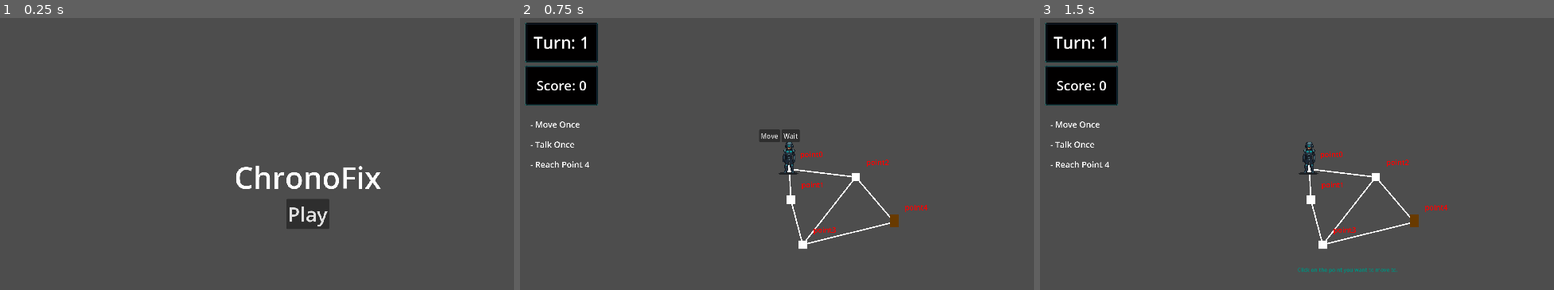
Above: before the commit, frames 1-3 (left to right).
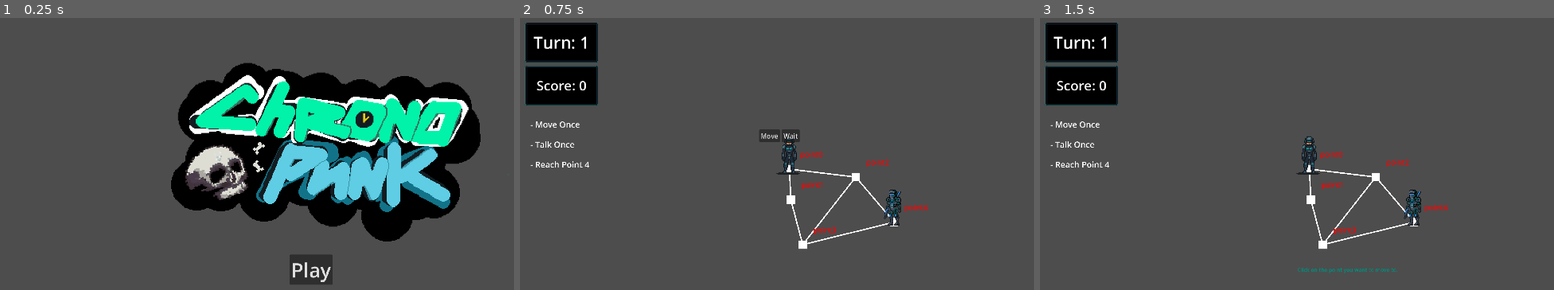
Above: after the commit, the same moments.

Repository: GreyedOutName/ChronoPunk-ForDevConManila
Game: Godot game, scene res://Scenes/main_menu.tscn
Same seed, same stepped clock (60 frames per second), same inputs: the game is played once before the commit and once after it.
Inputs:
- Up to frame 1 (0.25 s): no input
- Up to frame 2 (0.75 s): click "Play" at 0.5 s
- Up to frame 3 (1.5 s): click "Move" at 1.25 s

The runs differ from the first frame. In frame 1, 30% of the frame differs, in the area x 33-94%, y 16-98%; in frame 2, 0.5%; in frame 3, 0.5%.

Commit message:
base enemy class

Diff:
--- a/Scenes/Level1.tscn
+++ b/Scenes/Level1.tscn
@@ -1,10 +1,9 @@
-[gd_scene load_steps=8 format=3 uid="uid://c7p4wvthpujqt"]
+[gd_scene load_steps=7 format=3 uid="uid://c7p4wvthpujqt"]
 
 [ext_resource type="PackedScene" uid="uid://w5fhv5wx7ee8" path="res://objects/camera_container.tscn" id="1_ysn8j"]
 [ext_resource type="Script" uid="uid://csns72yt0bu78" path="res://Scripts/path_controller.gd" id="2_6ll4n"]
 [ext_resource type="PackedScene" uid="uid://cmvmi1eqfgt6a" path="res://objects/player.tscn" id="3_kylad"]
 [ext_resource type="PackedScene" uid="uid://mwss4orfwysh" path="res://objects/enemy.tscn" id="4_bdlbp"]
-[ext_resource type="Resource" uid="uid://b54w0dwjsjvdu" path="res://Resources/level1_enemy.tres" id="5_2h8qs"]
 [ext_resource type="PackedScene" uid="uid://bd5yeg2sylr80" path="res://objects/grid_point.tscn" id="6_rpty4"]
 [ext_resource type="PackedScene" uid="uid://yexucs5j3i0b" path="res://Scenes/GUI.tscn" id="7_6jj8j"]
 
@@ -22,7 +21,6 @@
 [node name="Enemy" parent="." instance=ExtResource("4_bdlbp")]
 position = Vector2(50, 21)
 PathArray = Array[int]([4, 3, 2, 0, 1])
-dialogueResourceRef = ExtResource("5_2h8qs")
 
 [node name="pointArray" type="Node" parent="."]
 
--- a/Scenes/main_menu.tscn
+++ b/Scenes/main_menu.tscn
@@ -1,6 +1,7 @@
-[gd_scene load_steps=2 format=3 uid="uid://lh3lmqk4m3wy"]
+[gd_scene load_steps=3 format=3 uid="uid://lh3lmqk4m3wy"]
 
 [ext_resource type="Script" uid="uid://ckbiaybkeb5d1" path="res://Scripts/main_menu.gd" id="1_28flt"]
+[ext_resource type="Texture2D" uid="uid://5ykq02y86dbx" path="res://Assets/UI_Assets/ChronoPunk_LOGO.png" id="2_48xlc"]
 
 [node name="MainMenu" type="Node2D"]
 script = ExtResource("1_28flt")
@@ -8,37 +9,30 @@
 [node name="Camera2D" type="Camera2D" parent="."]
 
 [node name="CanvasLayer" type="CanvasLayer" parent="."]
+offset = Vector2(9.345, 0)
+transform = Transform2D(1, 0, 0, 1, 9.345, 0)
 
-[node name="MarginContainer" type="MarginContainer" parent="CanvasLayer"]
-anchors_preset = 15
-anchor_right = 1.0
-anchor_bottom = 1.0
+[node name="Sprite2D" type="Sprite2D" parent="CanvasLayer"]
+position = Vector2(537.655, 148)
+scale = Vector2(0.13, 0.13)
+texture = ExtResource("2_48xlc")
+centered = false
+
+[node name="PlayButton" type="Button" parent="CanvasLayer"]
+anchors_preset = 8
+anchor_left = 0.5
+anchor_top = 0.5
+anchor_right = 0.5
+anchor_bottom = 0.5
+offset_left = -64.5
+offset_top = 186.0
+offset_right = 64.5
+offset_bottom = 277.0
 grow_horizontal = 2
 grow_vertical = 2
-size_flags_horizontal = 4
-size_flags_vertical = 4
-theme_override_constants/margin_left = 40
-theme_override_constants/margin_top = 40
-theme_override_constants/margin_right = 40
-theme_override_constants/margin_bottom = 40
-
-[node name="VBoxContainer" type="VBoxContainer" parent="CanvasLayer/MarginContainer"]
-layout_mode = 2
-size_flags_horizontal = 4
-size_flags_vertical = 4
-
-[node name="Label" type="Label" parent="CanvasLayer/MarginContainer/VBoxContainer"]
-layout_mode = 2
-theme_override_font_sizes/font_size = 90
-text = "ChronoFix"
-horizontal_alignment = 1
-vertical_alignment = 1
-
-[node name="PlayButton" type="Button" parent="CanvasLayer/MarginContainer/VBoxContainer"]
-layout_mode = 2
 size_flags_horizontal = 4
 size_flags_vertical = 4
 theme_override_font_sizes/font_size = 60
 text = "Play"
 
-[connection signal="button_down" from="CanvasLayer/MarginContainer/VBoxContainer/PlayButton" to="." method="_on_play_button_button_down"]
+[connection signal="button_down" from="CanvasLayer/PlayButton" to="." method="_on_play_button_button_down"]
--- a/Scripts/Autoloaded Scripts/Global_Signals.gd
+++ b/Scripts/Autoloaded Scripts/Global_Signals.gd
@@ -9,3 +9,5 @@
 signal exit_dialogue()
 signal change_dialogue(dialogueKey:String)
 signal objective_completed(index:int,score:int)
+
+signal level_failed()
--- a/Scripts/GUI_Script.gd
+++ b/Scripts/GUI_Script.gd
@@ -56,7 +56,7 @@
 func _change_dialogue(key):
 	for x in ChoicesVbox.get_children():
 		x.queue_free()
-	ChoicesVbox.visible = false;
+
 	dialogueChoices.visible = false;
 
 func _player_choosing_move():
--- a/Scripts/enemy.gd
+++ b/Scripts/enemy.gd
@@ -1,48 +1,7 @@
-extends CharacterBody2D
+extends npc
 
-var speed = 120;
-var click_position;
-var target_position = null;
-var allowMove = false;
-var Astar:AStar2D;
-var currentPathIndex = 0;
-var loopDirection = 1;
 var isDistracted = false;
-
-@export var PathArray:Array[int] = [];
-@export var dialogueResourceRef:dialogue_resource;
-
-func _ready():
-	Astar = $"../PathController".getAstar()
-	GlobalSignals.new_turn.connect(_on_new_turn)
-
-func _physics_process(_delta):
-	if target_position != null:
-		var distance = global_position.distance_to(target_position);
-		if distance > 4:
-			var direction = (target_position - global_position).normalized()
-			velocity = direction * speed
-		else:
-			global_position = target_position  # snap exactly to point
-			velocity = Vector2.ZERO
-	else:
-		velocity = Vector2.ZERO
-
-	move_and_slide()
-
-func move():
-	currentPathIndex += loopDirection
-	print(str(TurnController.turn_number)+": "+str(currentPathIndex))
-	if currentPathIndex < PathArray.size()-1 and currentPathIndex > 0:
-		target_position = Astar.get_point_position(PathArray[currentPathIndex])
-	elif currentPathIndex == PathArray.size()-1:
-		# Upper bound reached (4), reverse
-		loopDirection *= -1
-		target_position = Astar.get_point_position(PathArray[currentPathIndex])
-	elif currentPathIndex == 0:
-		# Lower bound passed (-1), reverse & step back into range
-		loopDirection *= -1
-		target_position = Astar.get_point_position(PathArray[currentPathIndex])
+var isChasing = false
 
 func _on_new_turn():
 	if isDistracted:
@@ -51,6 +10,8 @@
 		currentPathIndex = PathArray.find(idOfPath)
 		target_position = Astar.get_point_position(PathArray[currentPathIndex])
 		pass
+	elif isChasing:
+		pass
 	else:
 		move()
 
--- /dev/null
+++ b/Scripts/npc.gd
@@ -0,0 +1,45 @@
+extends CharacterBody2D
+class_name npc
+
+var speed = 120;
+var target_position = null;
+var Astar:AStar2D;
+var currentPathIndex = 0;
+var loopDirection = 1;
+
+@export var PathArray:Array[int] = [];
+
+func _ready():
+	Astar = $"../PathController".getAstar()
+	GlobalSignals.new_turn.connect(_on_new_turn)
+
+func _physics_process(_delta):
+	if target_position != null:
+		var distance = global_position.distance_to(target_position);
+		if distance > 4:
+			var direction = (target_position - global_position).normalized()
+			velocity = direction * speed
+		else:
+			global_position = target_position  # snap exactly to point
+			velocity = Vector2.ZERO
+	else:
+		velocity = Vector2.ZERO
+
+	move_and_slide()
+
+func move():
+	currentPathIndex += loopDirection
+	print(str(TurnController.turn_number)+": "+str(currentPathIndex))
+	if currentPathIndex < PathArray.size()-1 and currentPathIndex > 0:
+		target_position = Astar.get_point_position(PathArray[currentPathIndex])
+	elif currentPathIndex == PathArray.size()-1:
+		# Upper bound reached (4), reverse
+		loopDirection *= -1
+		target_position = Astar.get_point_position(PathArray[currentPathIndex])
+	elif currentPathIndex == 0:
+		# Lower bound passed (-1), reverse & step back into range
+		loopDirection *= -1
+		target_position = Astar.get_point_position(PathArray[currentPathIndex])
+
+func _on_new_turn():
+		move()
--- a/Scripts/player.gd
+++ b/Scripts/player.gd
@@ -26,6 +26,7 @@
 	GlobalSignals.new_turn.connect(_new_turn)
 	GlobalSignals.continue_dialogue.connect(_continue_dialogue)
 	GlobalSignals.change_dialogue.connect(_change_dialogue)
+	GlobalSignals.exit_dialogue.connect(_exit_dialogue)
 
 func movePlayer(roughTargetPosition:Vector2):
 	#next_point and current_point gives values equal to a point index in the Astar Object
@@ -113,3 +114,8 @@
 
 	var text = dialogueText[dialogueKey][dialogueIndex]
 	GlobalSignals.open_dialogue.emit(text,dialogueLabel)
+
+func _exit_dialogue():
+	dialogueKey = "1st"
+	dialogueIndex = 0
+	ActionsMenu.visible = true
--- /dev/null
+++ b/Scripts/talkable_npc.gd
@@ -0,0 +1,3 @@
+extends npc
+
+@export var dialogueResourceRef:dialogue_resource;
--- a/objects/enemy.tscn
+++ b/objects/enemy.tscn
@@ -1,26 +1,26 @@
 [gd_scene load_steps=4 format=3 uid="uid://mwss4orfwysh"]
 
 [ext_resource type="Script" uid="uid://co87obe2aipqd" path="res://Scripts/enemy.gd" id="1_882u1"]
+[ext_resource type="Texture2D" uid="uid://c3q1de476caav" path="res://Assets/characters/robot%20guard%201.png" id="2_7jlpp"]
 
 [sub_resource type="RectangleShape2D" id="RectangleShape2D_6l7je"]
 size = Vector2(11, 17)
-
-[sub_resource type="CanvasTexture" id="CanvasTexture_jv6wh"]
 
 [node name="Enemy" type="CharacterBody2D" groups=["npc"]]
 visibility_layer = 512
 script = ExtResource("1_882u1")
 
 [node name="CollisionShape2D" type="CollisionShape2D" parent="."]
+visible = false
 shape = SubResource("RectangleShape2D_6l7je")
 disabled = true
 
 [node name="Sprite2D" type="Sprite2D" parent="."]
-modulate = Color(0.408568, 0.227325, 0, 1)
 visibility_layer = 512
 z_index = 1
-scale = Vector2(6.5, 9.5)
-texture = SubResource("CanvasTexture_jv6wh")
+position = Vector2(0, -9)
+scale = Vector2(0.05, 0.05)
+texture = ExtResource("2_7jlpp")
 
 [node name="Area2D" type="Area2D" parent="."]
 
--- a/objects/player.tscn
+++ b/objects/player.tscn
@@ -21,8 +21,8 @@
 disabled = true
 
 [node name="Sprite2D" type="Sprite2D" parent="."]
-position = Vector2(-7.17465e-43, -9)
-scale = Vector2(0.0425782, 0.0417969)
+position = Vector2(-7.17465e-43, -11)
+scale = Vector2(0.05, 0.049)
 texture = ExtResource("2_ykyjo")
 
 [node name="Area2D" type="Area2D" parent="."]
Binary file added: Assets/UI_Assets/ChronoPunk_LOGO.png
Not shown, added: Assets/UI_Assets/ChronoPunk_LOGO.png.import
Binary file added: Assets/characters/civil3-1.png
Not shown, added: Assets/characters/civil3-1.png.import
Binary file added: Assets/characters/resistant1.png
Not shown, added: Assets/characters/resistant1.png.import
Binary file added: Assets/characters/robot%20guard%201.png
Not shown, added: Assets/characters/robot%20guard%201.png.import
Not shown, added: Scripts/npc.gd.uid
Not shown, added: Scripts/talkable_npc.gd.uid
